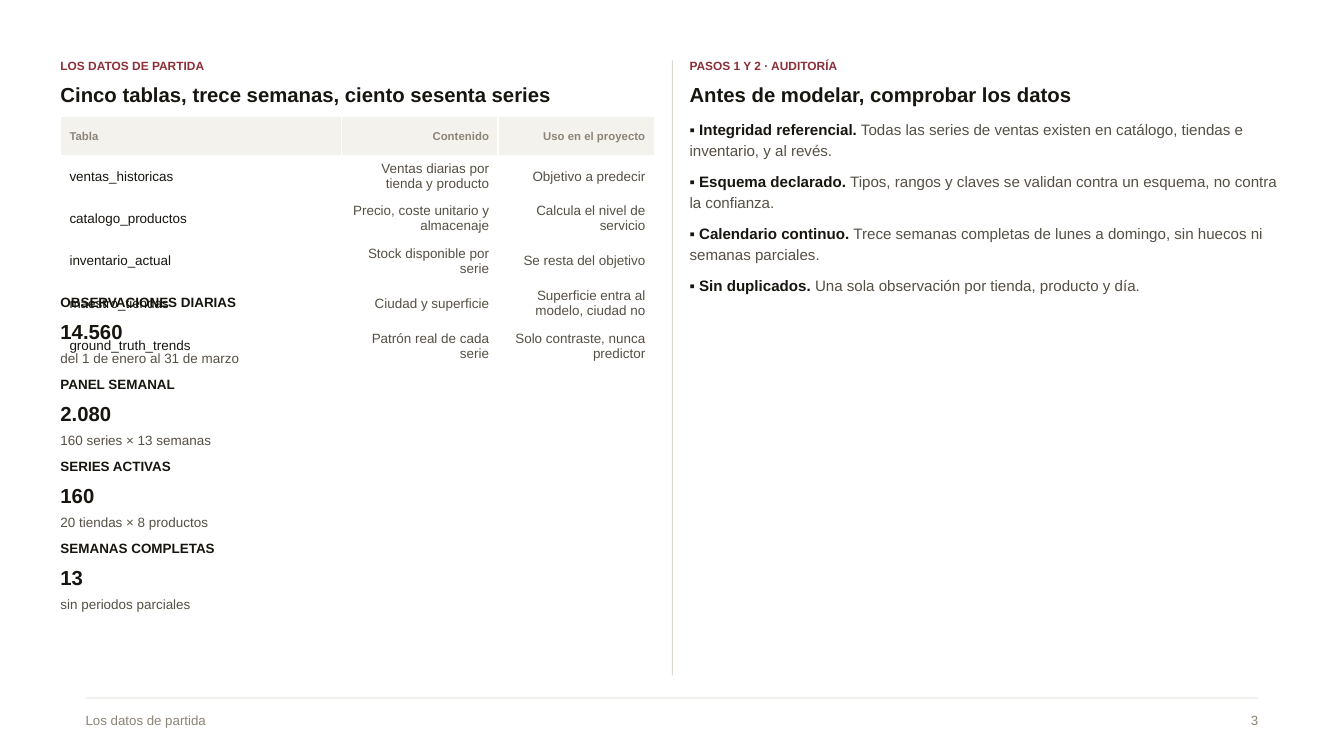
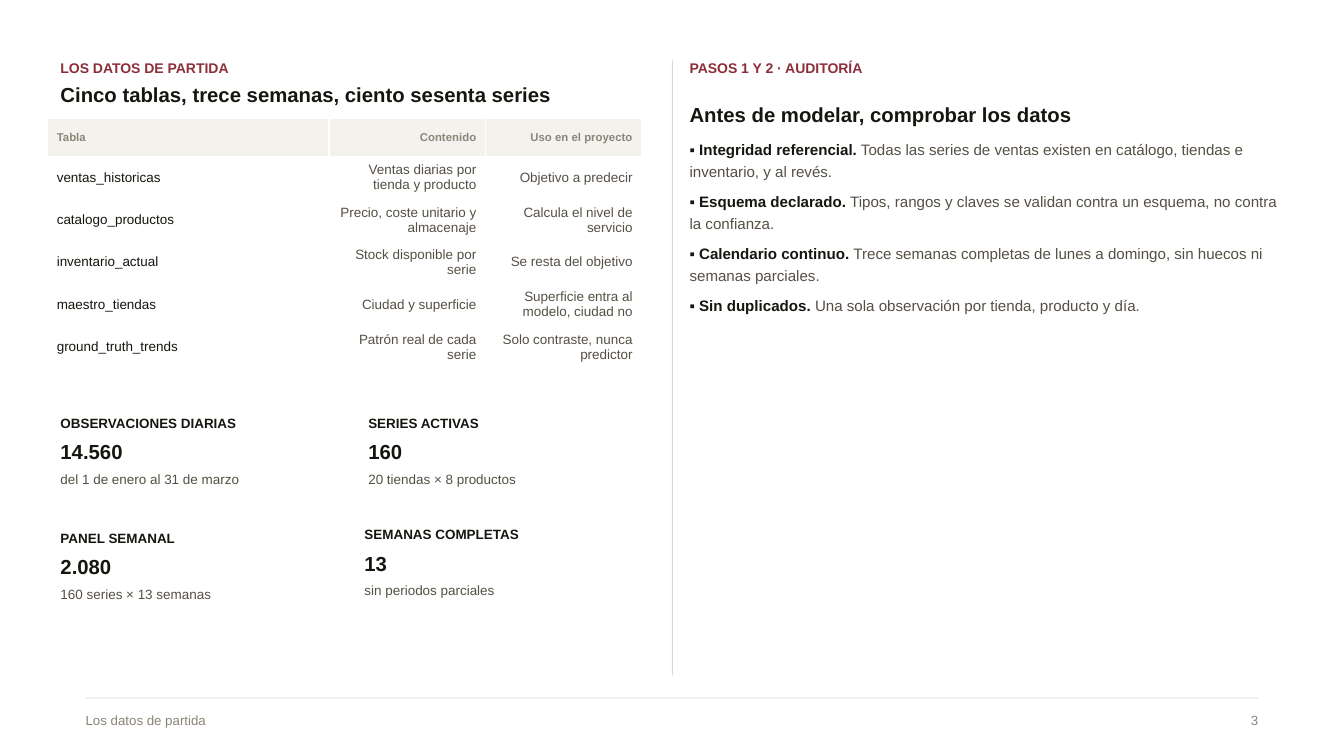
Before and after one commit to Danilo22m/Prueba_Tostao, a slide deck: slide 3 of Presentacion_Caso_A_compacta.pptx. Drawn at 1344x756 pixels with LibreOffice and Linux fonts; fonts in the diff are those of the drawing. Boxes give left, top, right and bottom in pixels: in the first picture for what was removed or moved away, otherwise in the second. Text is boxed around its words. In the diff, an @@ line names an element or a change of style, - is before the commit and + after.

```diff
--- a/Presentacion_Caso_A_compacta.pptx
+++ b/Presentacion_Caso_A_compacta.pptx
@@ text "LOS DATOS DE PARTIDA" at (x1=60, y1=63, x2=229, y2=73): size 8.5 to 10 pt @@
@@ text "PASOS 1 Y 2 · ..." at (x1=690, y1=61, x2=862, y2=73): size 8.5 to 10 pt @@
@@ table moved from (x1=60, y1=117, x2=654, y2=367) to (x1=47, y1=118, x2=641, y2=368) @@
@@ 5 texts moved together from (x1=690, y1=87, x2=1277, y2=294) to (x1=690, y1=107, x2=1277, y2=314) @@
@@ text "OBSERVACIONES DIARIAS" moved from (x1=60, y1=296, x2=239, y2=363) to (x1=60, y1=418, x2=239, y2=484) @@
@@ text "SERIES ACTIVAS" moved from (x1=60, y1=461, x2=208, y2=530) to (x1=368, y1=418, x2=516, y2=487) @@
@@ text "PANEL SEMANAL" moved from (x1=60, y1=379, x2=211, y2=445) to (x1=60, y1=533, x2=211, y2=599) @@
@@ text "SEMANAS COMPLETAS" moved from (x1=60, y1=543, x2=214, y2=612) to (x1=364, y1=529, x2=518, y2=598) @@
```
Also in this commit, not shown: 21 other slides changed, 2 slides removed, 1 other file.
